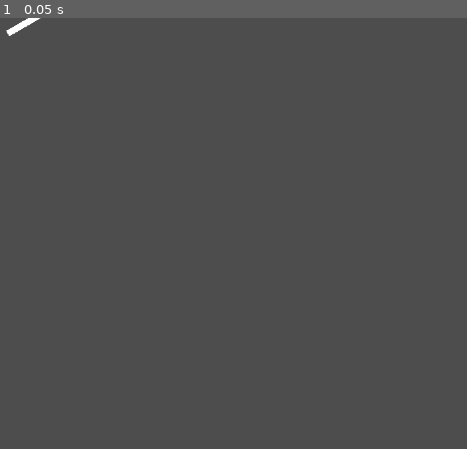
Above: before the commit, frame 1.
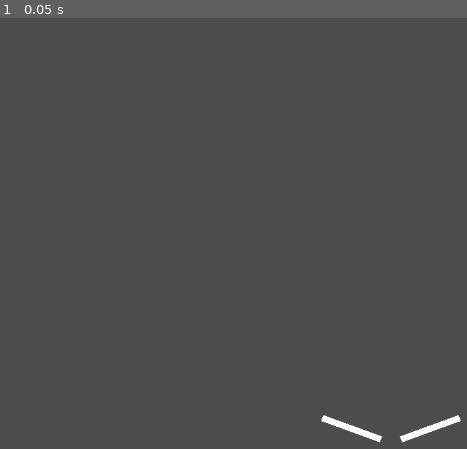
Above: after the commit, the same moment.

Repository: rielvis/SPiG_T4_PhPe
Game: Godot game, scene res://pinball_game/scenes/pinball_game.tscn
The game is run twice, just before and just after one commit, with the same random seed, the same clock (stepped at 60 frames per second) and the same inputs.
Inputs:
- Up to frame 1 (0.05 s): no input

The runs differ from the first frame. In frame 1, 0.5% of the frame differs, in the area x 1-99%, y 0-99%.

Commit message:
Adjusted the origin point of flippers for rotation mechanics later

Diff:
--- a/pinball_game/scenes/pinball_game.tscn
+++ b/pinball_game/scenes/pinball_game.tscn
@@ -5,3 +5,4 @@
 [node name="pinballGame" type="Node2D"]
 
 [node name="playerFlippers" parent="." instance=ExtResource("1_t1yek")]
+position = Vector2(640, 640)
--- a/pinball_game/scenes/player_flippers.tscn
+++ b/pinball_game/scenes/player_flippers.tscn
@@ -1,4 +1,6 @@
-[gd_scene load_steps=3 format=3 uid="uid://c1gcxj5b4jklj"]
+[gd_scene load_steps=4 format=3 uid="uid://c1gcxj5b4jklj"]
+
+[ext_resource type="Script" uid="uid://b6i4ccm17f8cu" path="res://pinball_game/scripts/player_flippers.gd" id="1_k6ovw"]
 
 [sub_resource type="BoxMesh" id="BoxMesh_5w4xp"]
 size = Vector3(100, 10, 1)
@@ -7,23 +9,28 @@
 size = Vector2(100.21, 10.6603)
 
 [node name="playerFlippers" type="Node2D"]
+script = ExtResource("1_k6ovw")
 
 [node name="leftFlipper" type="StaticBody2D" parent="."]
-position = Vector2(-70, 0)
-rotation = 0.523599
+position = Vector2(-110, 0)
+rotation = 0.349066
 
 [node name="leftFlipMesh" type="MeshInstance2D" parent="leftFlipper"]
+position = Vector2(50, 0)
 mesh = SubResource("BoxMesh_5w4xp")
 
 [node name="leftFlipCollider" type="CollisionShape2D" parent="leftFlipper"]
+position = Vector2(50, 0)
 shape = SubResource("RectangleShape2D_5w4xp")
 
 [node name="rightFlipper" type="StaticBody2D" parent="."]
-position = Vector2(70, 0)
-rotation = -0.523599
+position = Vector2(110, 0)
+rotation = -0.349066
 
 [node name="rightFlipMesh" type="MeshInstance2D" parent="rightFlipper"]
+position = Vector2(-50, 0)
 mesh = SubResource("BoxMesh_5w4xp")
 
 [node name="rightFlipCollider" type="CollisionShape2D" parent="rightFlipper"]
+position = Vector2(-50, 0)
 shape = SubResource("RectangleShape2D_5w4xp")
